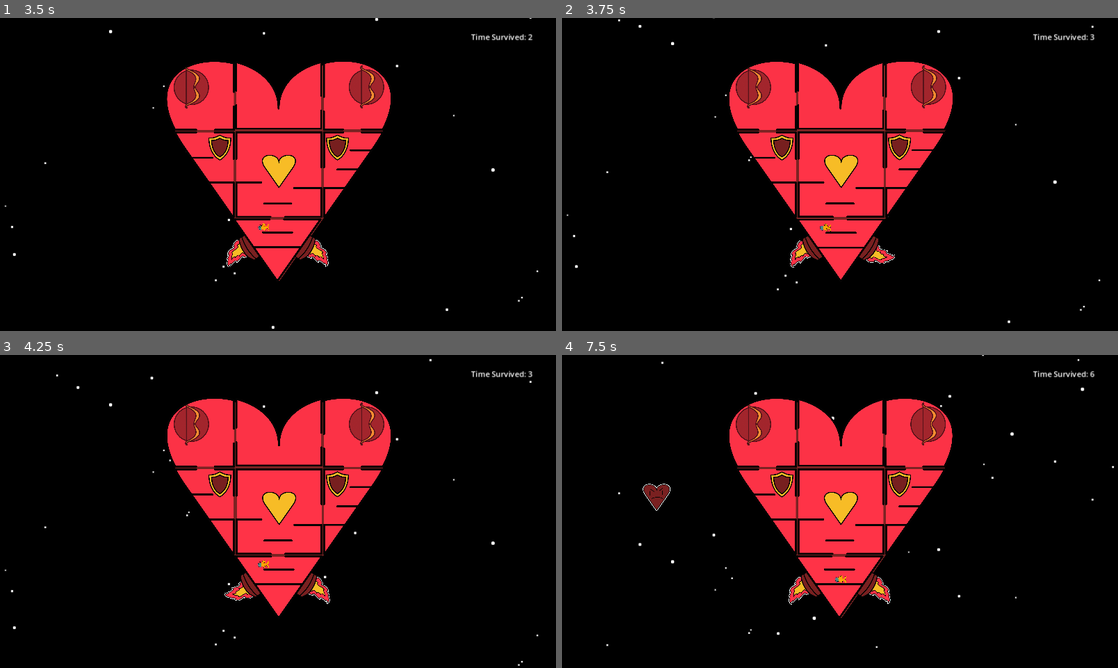
Above: before the commit, frames 1-4 (two rows, left to right).
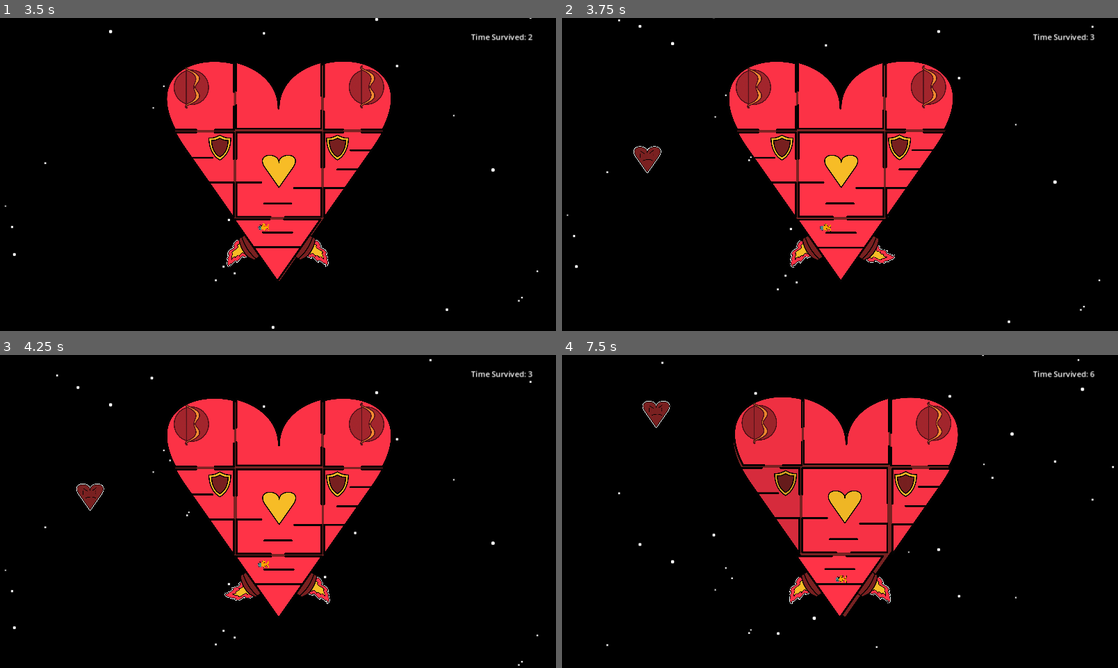
Above: after the commit, the same moments.

Repository: BreannaBre/GodotProject
Game: Godot game, scene res://scenes/main.tscn
The game is run twice, just before and just after one commit, with the same random seed, the same clock (stepped at 60 frames per second) and the same inputs.
Inputs (mouse positions are in pixels of both pictures, inside the frame that each line leads up to):
- Up to frame 1 (3.5 s): click "Start" at 0.5 s; move the mouse to (400, 158) at 1.27 s; hold Right (Player1Right) 1.28-2 s; tap / (Player1Interact) at 1.35, 2.85 s; click (400, 158) at 1.42 s; tap Up (Player1Jump) at 1.52 s; drag from (166, 190) to (278, 174) at 2.02 s; move the mouse to (333, 105) at 2.77 s; hold Left (Player1Left) from 2.78 s (still down)
- Up to frame 2 (3.75 s): release Left (Player1Left) at 3.5 s; drag from (812, 237) to (751, 174) at 3.52 s
- Up to frame 3 (4.25 s): no input
- Up to frame 4 (7.5 s): move the mouse to (1006, 558) at 4.27 s; hold Right (Player1Right) 4.28-5 s; tap / (Player1Interact) at 4.35, 5.85, 7.35 s; tap Up (Player1Jump) at 4.52 s; drag from (673, 464) to (784, 483) at 5.02 s; move the mouse to (867, 511) at 5.77 s; hold Right (Player1Right) 5.78-6.5 s; click (867, 511) at 5.92 s; drag from (756, 433) to (928, 423) at 6.52 s; move the mouse to (962, 495) at 7.27 s; hold Left (Player1Left) from 7.28 s (still down)

Frame 1 is identical in both runs. In frame 2, 0.2% of the frame differs, in the area x 12-18%, y 40-50%; in frame 3, 0.2%; in frame 4, 6.6%, in the area x 14-72%, y 13-84%.

Commit message:
balance and export

Diff:
--- a/src/main.gd
+++ b/src/main.gd
@@ -20,9 +20,9 @@
 const HEART_BURN_SCENE := preload("res://scenes/heart_burn.tscn")
 var enemies: Array[Enemy] = []
 var windowSize := DisplayServer.screen_get_size()
-const SPAWN_DELTA := 0.0625
-const INIT_DELAY := 6.0
-const MIN_DELAY := 3.0
+const SPAWN_DELTA := 0.05
+const INIT_DELAY := 3.0
+const MIN_DELAY := 0.1
 var spawn_delay: float
 var spawn_tick_acc: float
 
Not shown, added: export_presets.cfg
